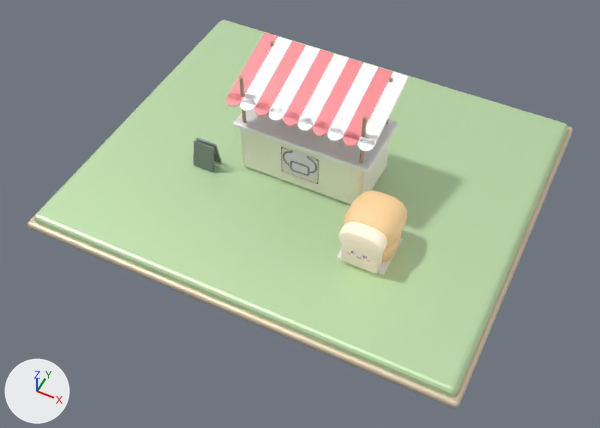
What one commit did to the glTF model game/art/models/buildings/restaurant/building_restaurant_L02.glb.
One viewpoint serves both versions: a 50 mm lens placed at (15.4, -32.8, 36.1), pointed at (0.8, -3.6, -0.3). The lights are fixed; the arrows at lower left show +X, +Y and +Z. The first picture is the older version. Where no turn or scale is listed for an object, it has been applied to the vertices.
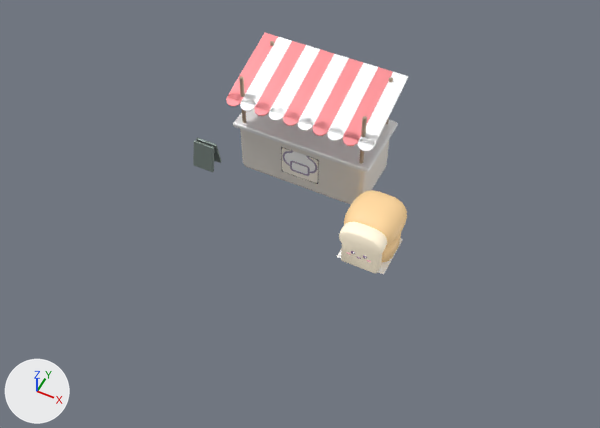
Boxes [x1, y1, x2, y2] around the edits, measured in the pictures (600 x 428 px):
'Mesh_17', deleted (green): before [34, 20, 568, 397]
'Mesh_18', deleted: before [27, 42, 573, 408]

Edits to the bpy script that builds the scene:
```text
Remove ob_mesh_17:
    ob_mesh_17 = bpy.data.objects.new('Mesh_17', me_mesh_17)
    ob_mesh_17.location = (0.0, 0.0, 0.0)
Remove ob_mesh_18:
    ob_mesh_18 = bpy.data.objects.new('Mesh_18', me_mesh_18)
    ob_mesh_18.location = (0.0, 0.0, 0.0)
```
